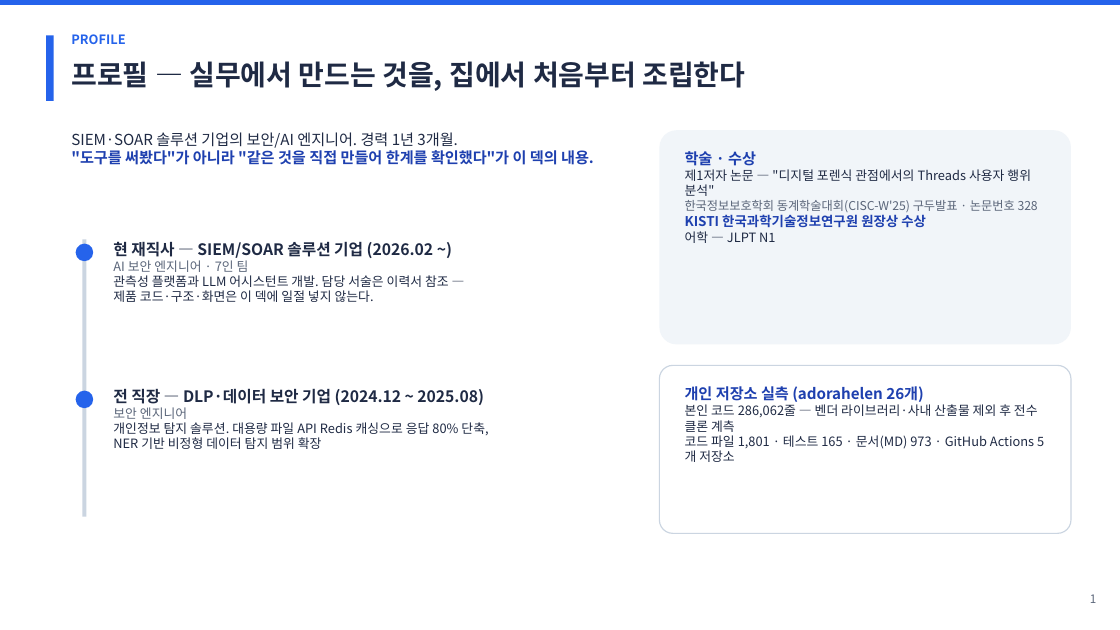
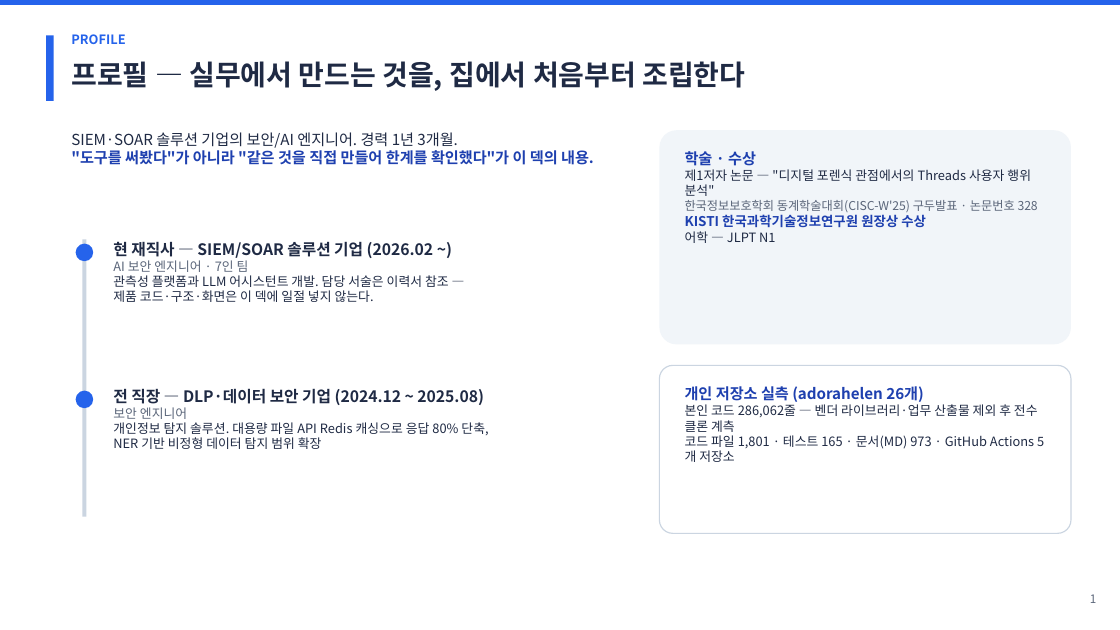
Before and after one commit to adorahelen/adorahelen.github.io, a slide deck: slide 2 of static/portfolio/kangmin-kim-portfolio-ko.pptx. Drawn at 1120x630 pixels with LibreOffice and Linux fonts; fonts in the diff are those of the drawing. Boxes give left, top, right and bottom in pixels: in the first picture for what was removed or moved away, otherwise in the second. Text is boxed around its words. In the diff, an @@ line names an element or a change of style, - is before the commit and + after.

```diff
--- a/static/portfolio/kangmin-kim-portfolio-ko.pptx
+++ b/static/portfolio/kangmin-kim-portfolio-ko.pptx
@@ text at (685, 404, 1038, 432): text changed @@
-본인 코드 286,062줄 — 벤더 라이브러리·사내 산출물 제외 후 전수 클론 계측
+본인 코드 286,062줄 — 벤더 라이브러리·업무 산출물 제외 후 전수 클론 계측
```
Also in this commit, not shown: 5 other slides changed, 2 slides added, 2 slides removed, 2 other files.
